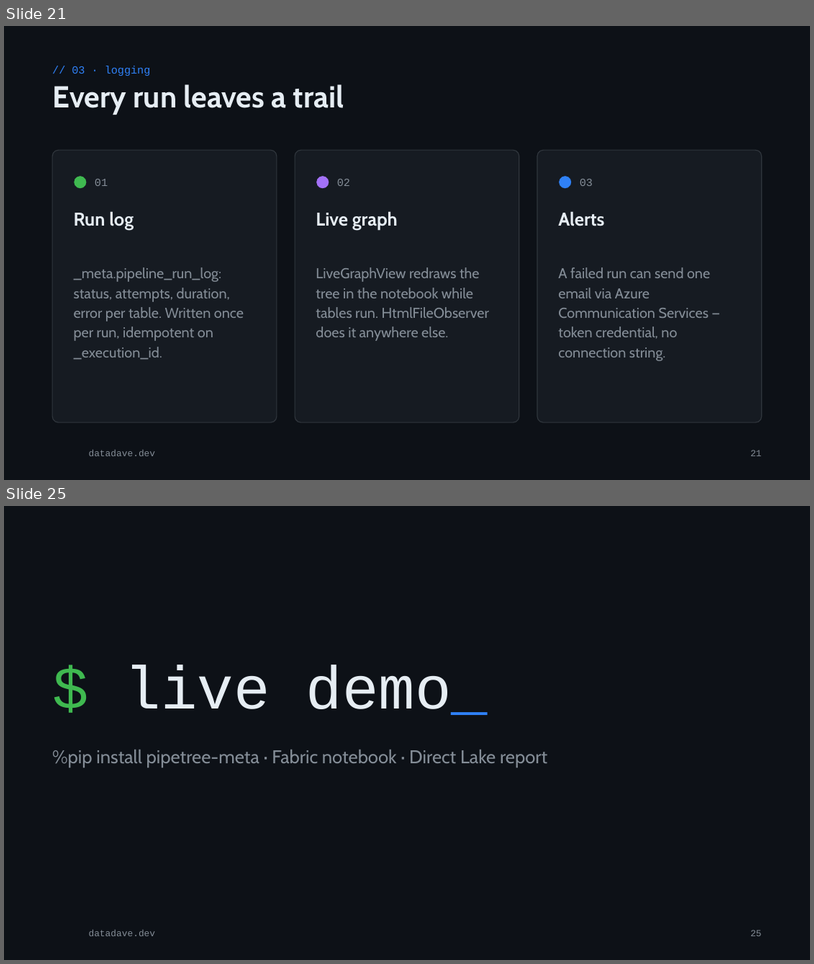
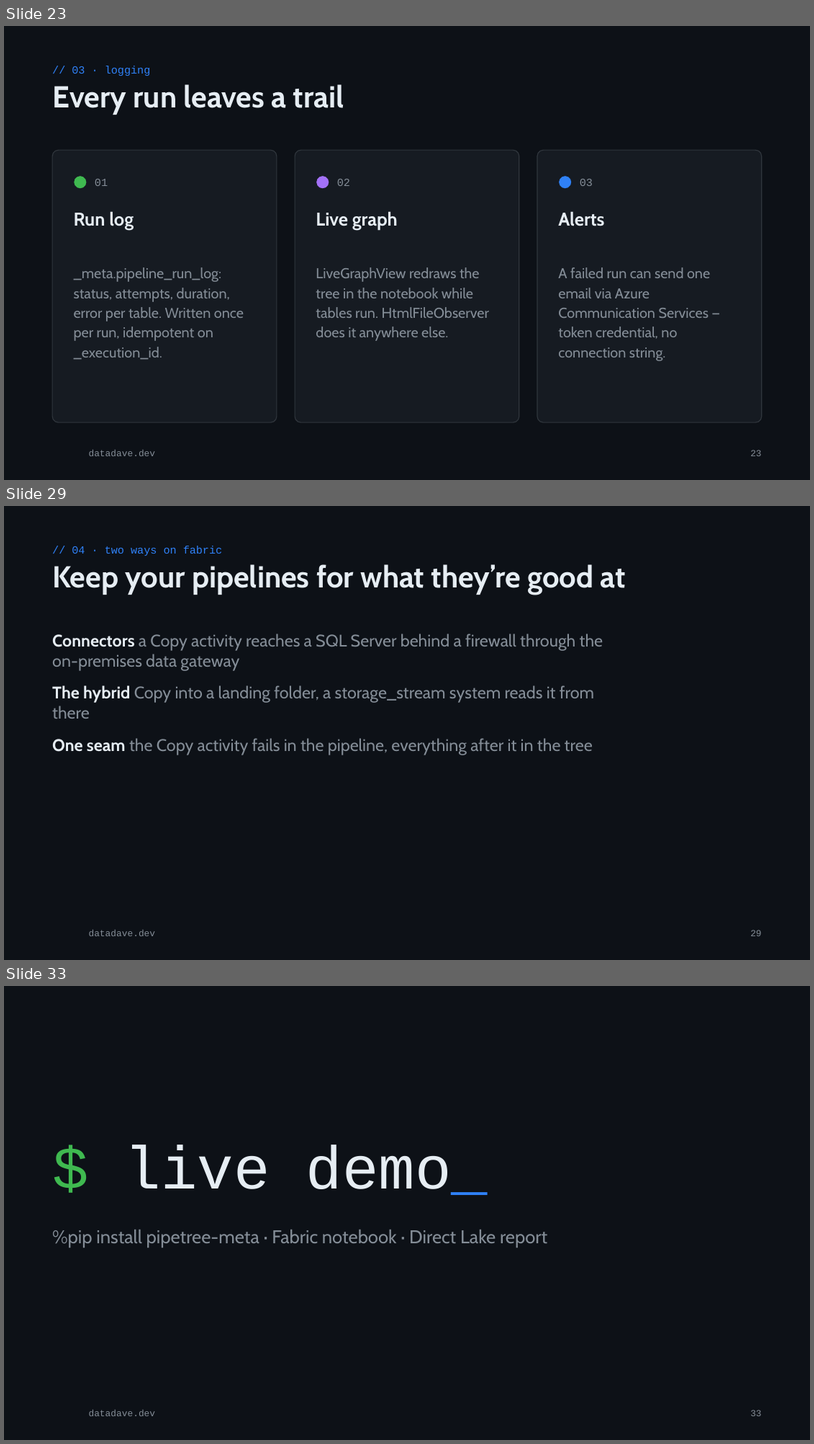
Before and after one commit to phant0mw0lf/datadave, a slide deck: talks/2026-12-metadata-orchestration/metadata-orchestration.pptx. Shown one above the other, each under a label of ours: slides 21 and 25 before the commit, slides 23, 29 and 33 after it; the slides between them are not shown. The pictures are 814x964 and 814x1444 pixels, drawn with LibreOffice and Linux fonts; fonts in the diff are those of the drawing; background and template pictures are left out. Boxes give left, top, right and bottom in pixels: in the first picture for what was removed or moved away, otherwise in the second. Text is boxed around its words. In the diff, an @@ line names an element or a change of style, - is before the commit and + after.

Commit message:
content(talks): fabric comparison, layer slide and a less pipetree-centric framing
Adds the two-ways-on-Fabric section from part 3, a slide on free layer naming, a 'you don't need my package' slide, and neutral wording on the layer and executor slides.

```diff
--- a/talks/2026-12-metadata-orchestration/metadata-orchestration.pptx
+++ b/talks/2026-12-metadata-orchestration/metadata-orchestration.pptx
@@ slide 29 added at box(4, 506, 810, 960), background #0D1117; not listed: 1 template element that a slide beside it also shows @@
@@ text added at box(72, 546, 223, 556), 13 pt, text #2F81F7 @@
+// 04 · two ways on fabric
@@ title added at box(52, 564, 626, 595), 36 pt, text #E6EDF3, bold @@
+Keep your pipelines for what they’re good at
@@ text added at box(52, 633, 604, 755), 20 pt, text #848D97 @@
+Connectors a Copy activity reaches a SQL Server behind a firewall through the on-premises data gateway
+The hybrid Copy into a landing folder, a storage_stream system reads it from there
+One seam the Copy activity fails in the pipeline, everything after it in the tree
@@ page number added at box(751, 929, 761, 936), 11 pt, text #848D97 @@
+29
@@ what was slide 21 is now slide 23 @@
@@ page number at box(751, 449, 761, 456): text changed @@
-21
+23
@@ what was slide 25 is now slide 33 @@
@@ page number at box(751, 1409, 761, 1416): text changed @@
-25
+33
```
Also in this commit, not shown: 12 slides changed, 8 other slides added, 3 other files.
